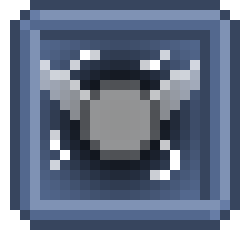
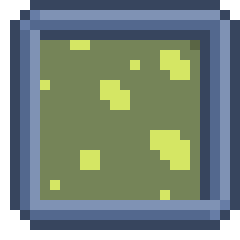
Before/after of a 240x240 layered artwork. What changed in the layer stack:
added layer "Pasted Layer #47" above "Pasted Layer #46" over 40, 40, 200, 200
hid "Pasted Layer #43" over 40, 40, 200, 200
